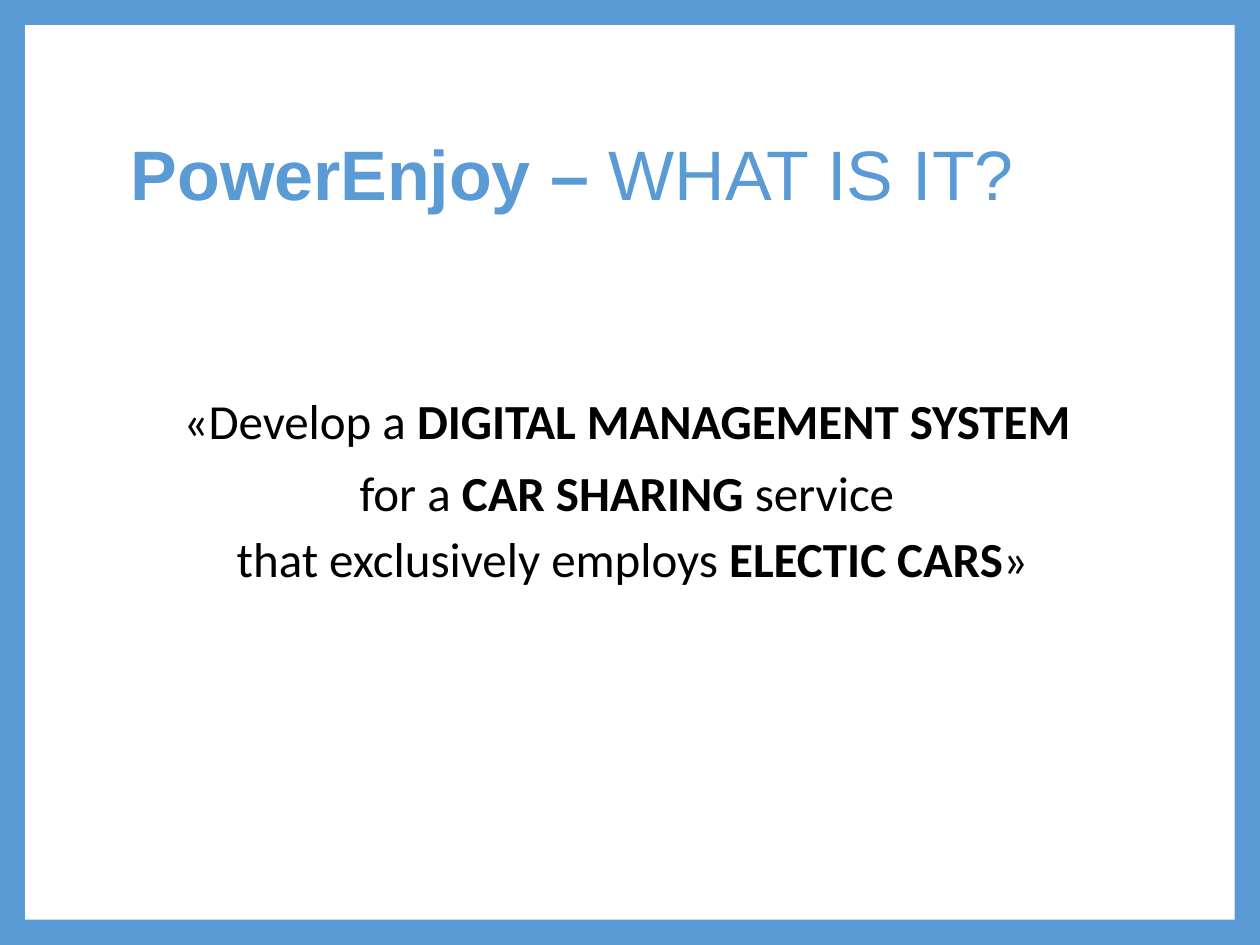
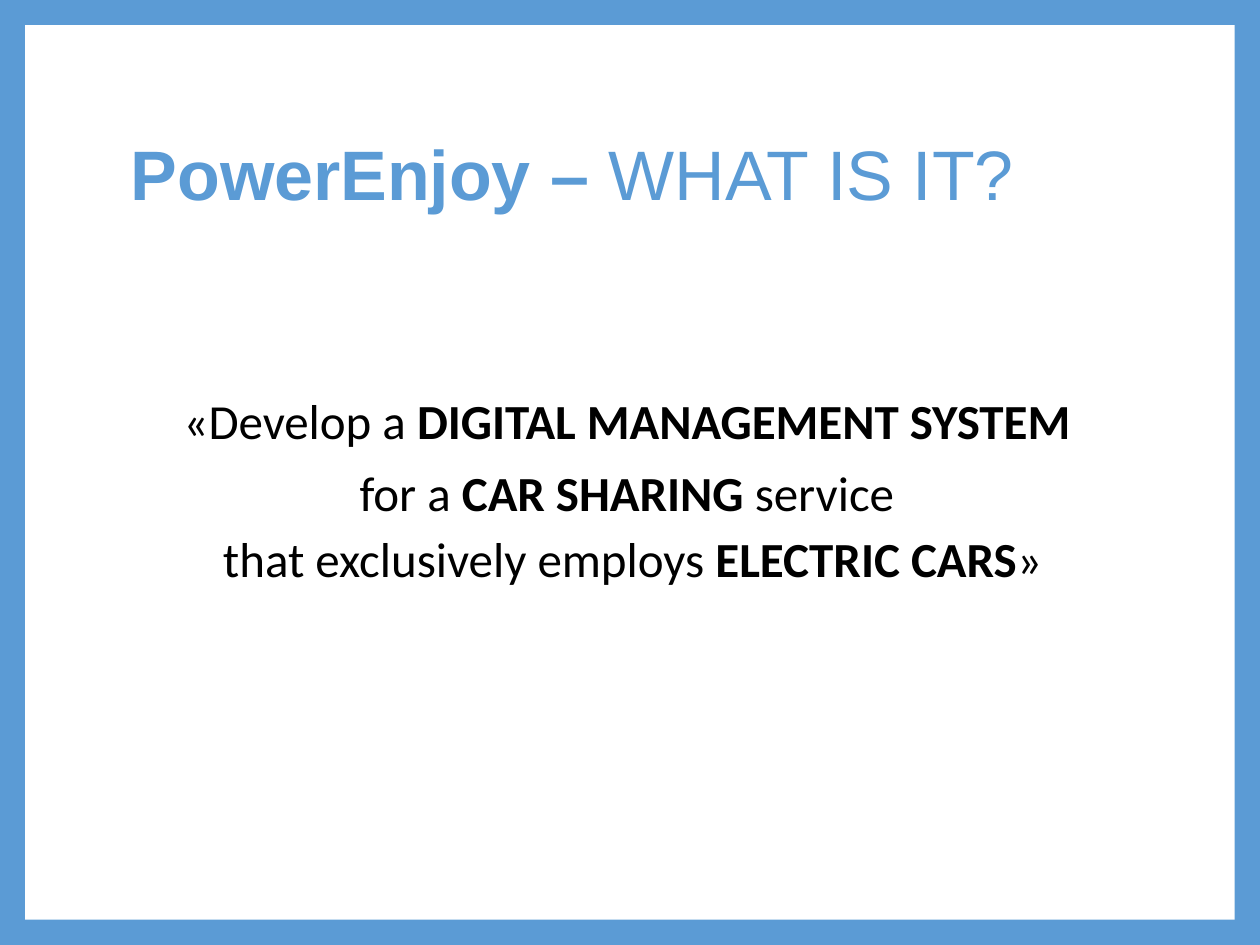
Before and after one commit to sergioCap/SE2project, a slide deck: slide 2 of presentation/SE2_final_v5.pptx. Drawn at 1260x945 pixels with LibreOffice and Linux fonts; fonts in the diff are those of the drawing. Boxes give left, top, right and bottom in pixels: in the first picture for what was removed or moved away, otherwise in the second. Text is boxed around its words. In the diff, an @@ line names an element or a change of style, - is before the commit and + after.

```diff
--- a/presentation/SE2_final_v5.pptx
+++ b/presentation/SE2_final_v5.pptx
@@ text at (x1=223, y1=543, x2=1042, y2=585): text changed @@
-that exclusively employs ELECTIC CARS»
+that exclusively employs ELECTRIC CARS»
```
Also in this commit, not shown: 1 other slide changed, 1 other file.
